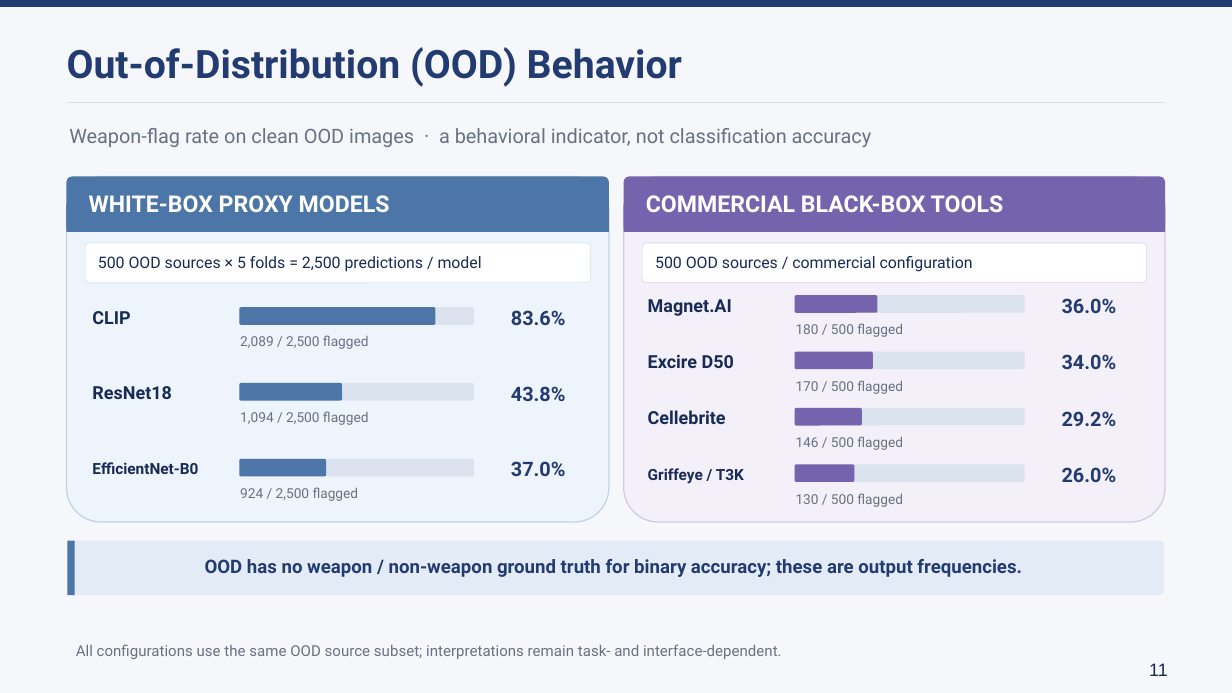
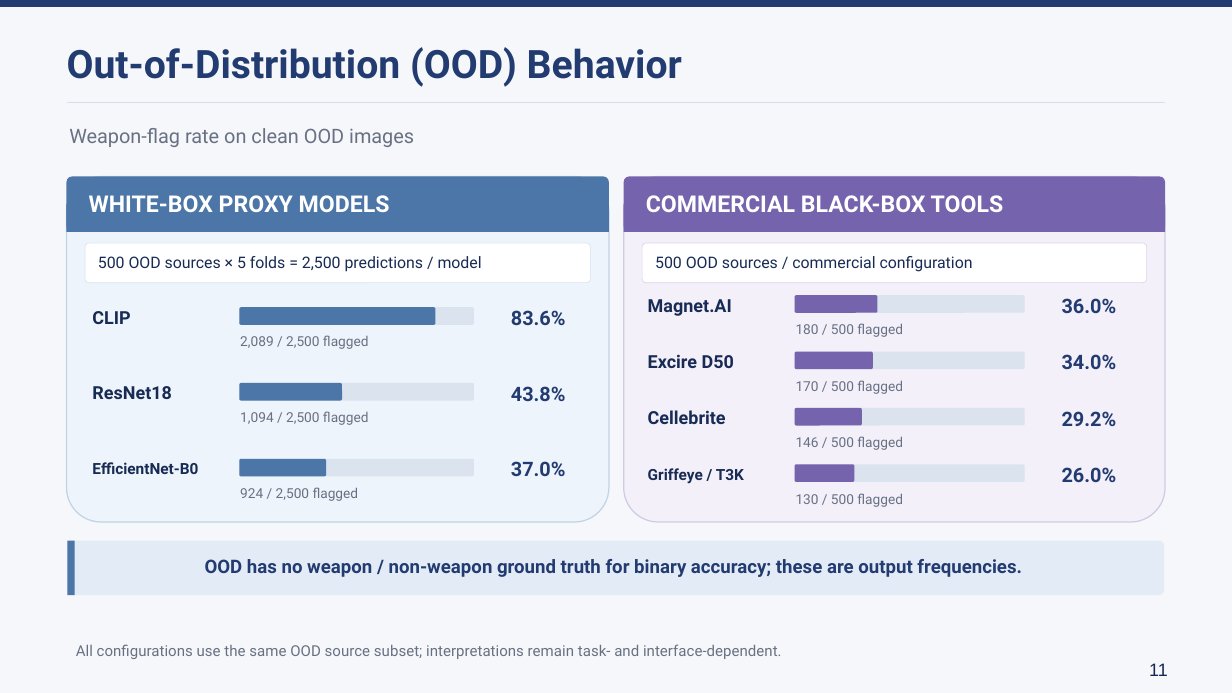
Before and after one commit to lmolinario/Molinario_Thesis_Defense_2026, a slide deck: slide 13 of Molinario_Thesis_Defense_2026.pptx. Drawn at 1232x693 pixels with LibreOffice and Linux fonts; fonts in the diff are those of the drawing. Boxes give left, top, right and bottom in pixels: in the first picture for what was removed or moved away, otherwise in the second. Text is boxed around its words. In the diff, an @@ line names an element or a change of style, - is before the commit and + after.

```diff
--- a/Molinario_Thesis_Defense_2026.pptx
+++ b/Molinario_Thesis_Defense_2026.pptx
@@ text at box(69, 128, 414, 147): text changed @@
-Weapon-flag rate on clean OOD images · a behavioral indicator, not classification accuracy
+Weapon-flag rate on clean OOD images
```
Also in this commit, not shown: 11 other slides changed.
